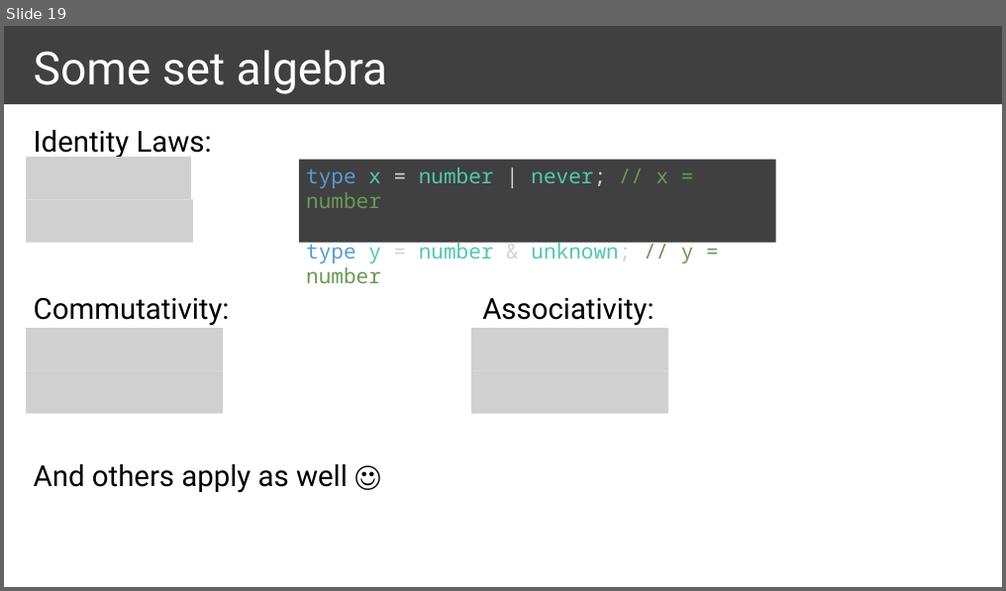
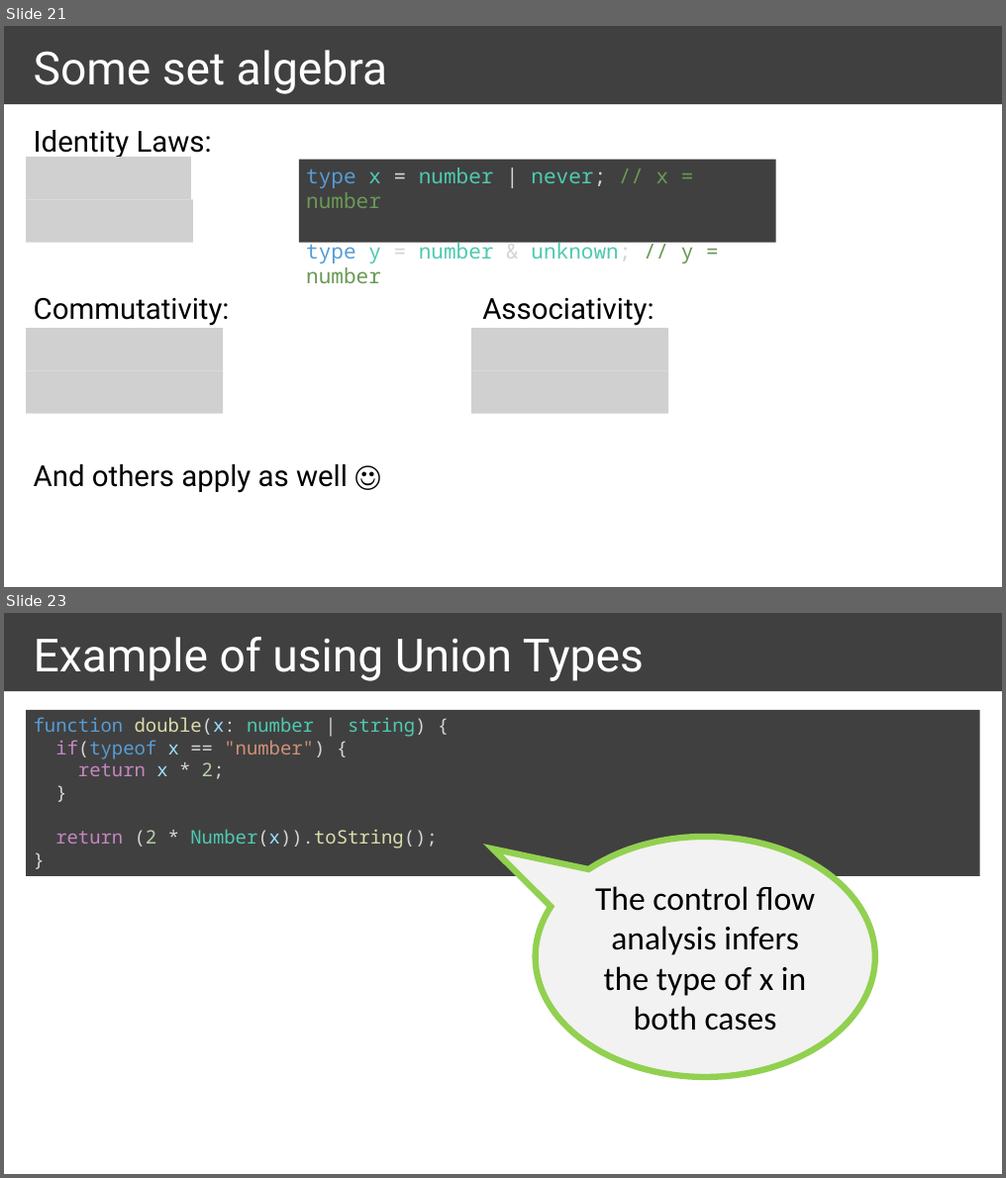
Before and after one commit to ymekesser/a-type-of-magic-presentation, a slide deck: a-type-of-magic.pptx. Shown one above the other, each under a label of ours: slide 19 before the commit, slides 21 and 23 after it; the slides between them are not shown. The pictures are 1006x591 and 1006x1178 pixels, drawn with LibreOffice and Linux fonts; fonts in the diff are those of the drawing; grey boxes stand for pictures. Boxes give left, top, right and bottom in pixels: in the first picture for what was removed or moved away, otherwise in the second. Text is boxed around its words. In the diff, an @@ line names an element or a change of style, - is before the commit and + after.

Commit message:
Introduced a new chapter 'discriminated unions' and moved the action handler example in there

```diff
--- a/a-type-of-magic.pptx
+++ b/a-type-of-magic.pptx
@@ slide 23 added at bbox=[4, 613, 1002, 1174], background #FFFFFF; not listed: 1 template element that a slide beside it also shows @@
@@ title added at bbox=[34, 637, 644, 681], 44 pt, text #FFFFFF @@
+Example of using Union Types
@@ rectangle added at bbox=[26, 710, 980, 876], fill #404040, 18 pt, text #D4D4D4 @@
+function double(x: number | string) {
+if(typeof x == "number") {
+return x * 2;
+}
+return (2 * Number(x)).toString();
+}
@@ speech bubble added at bbox=[536, 837, 875, 1078], fill #F2F2F2, outline #92D050 6 pt, 32 pt, text #000000 @@
+The control flow analysis infers the type of x in both cases
@@ what was slide 19 is now slide 21 @@
```
Also in this commit, not shown: 11 slides changed, 21 other slides added, 7 other files.
